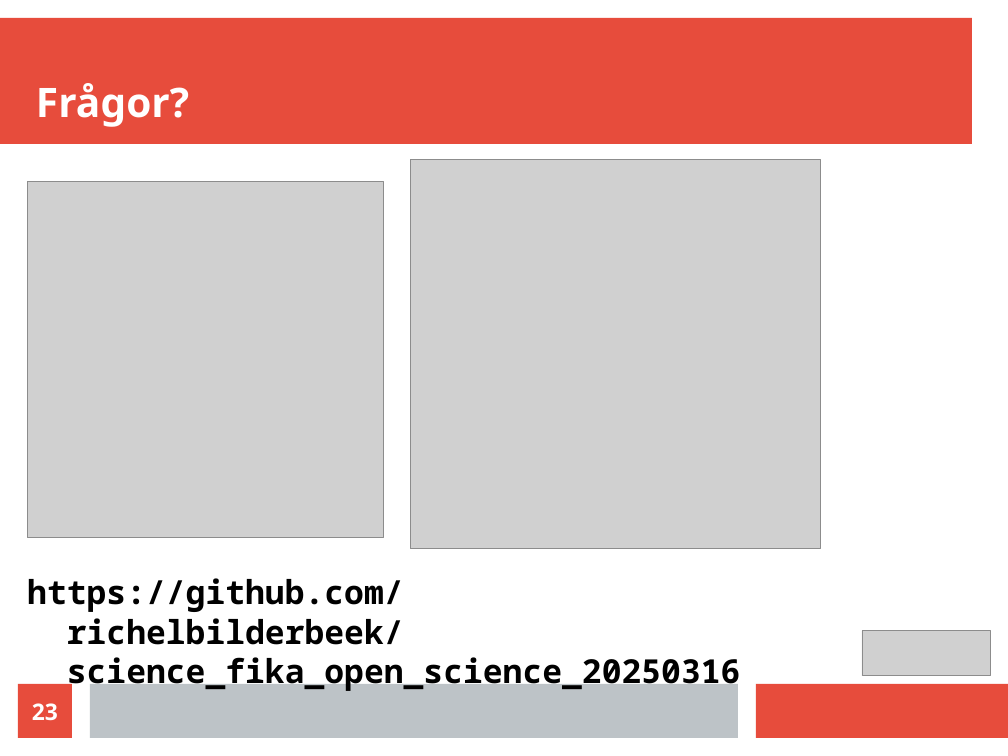
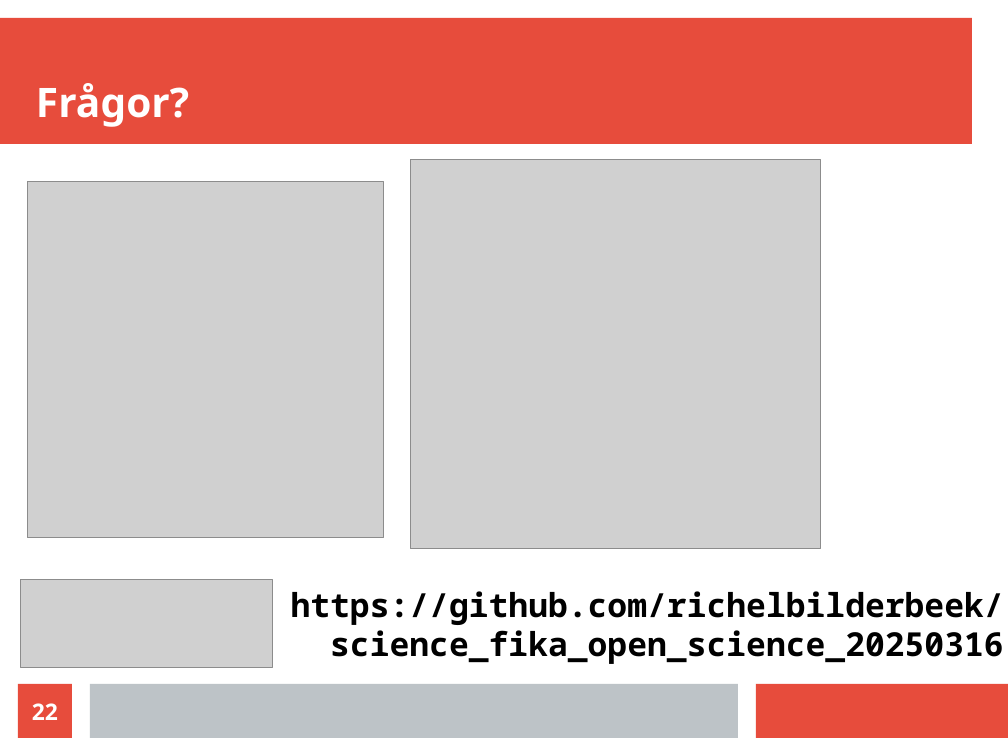
Before and after one commit to richelbilderbeek/science_fika_open_science_20250316, a slide deck: slide 22 of science_fika_talk_20250316.odp (slide 23 before the commit). Drawn at 1008x756 pixels with LibreOffice and Linux fonts; fonts in the diff are those of the drawing; grey boxes stand for pictures. Boxes give left, top, right and bottom in pixels: in the first picture for what was removed or moved away, otherwise in the second. Text is boxed around its words. In the diff, an @@ line names an element or a change of style, - is before the commit and + after.

```diff
--- a/science_fika_talk_20250316.odp
+++ b/science_fika_talk_20250316.odp
@@ picture: place and size @@
-picture at box(863, 631, 992, 676)
+picture at box(21, 579, 273, 668)
@@ text "https://github.com/richelbilderbeek/": place and size @@
-text "https://github.com/richelbilderbeek/" at box(27, 578, 741, 692)
+text "https://github.com/richelbilderbeek/" at box(291, 591, 1004, 664)
@@ text at box(291, 591, 1004, 625): text changed @@
-https://github.com/
-richelbilderbeek/
+https://github.com/richelbilderbeek/
@@ page number at box(32, 703, 58, 720): text changed @@
-23
+22
```
Also in this commit, not shown: 11 other slides changed, 1 slide removed, 1 other file.
